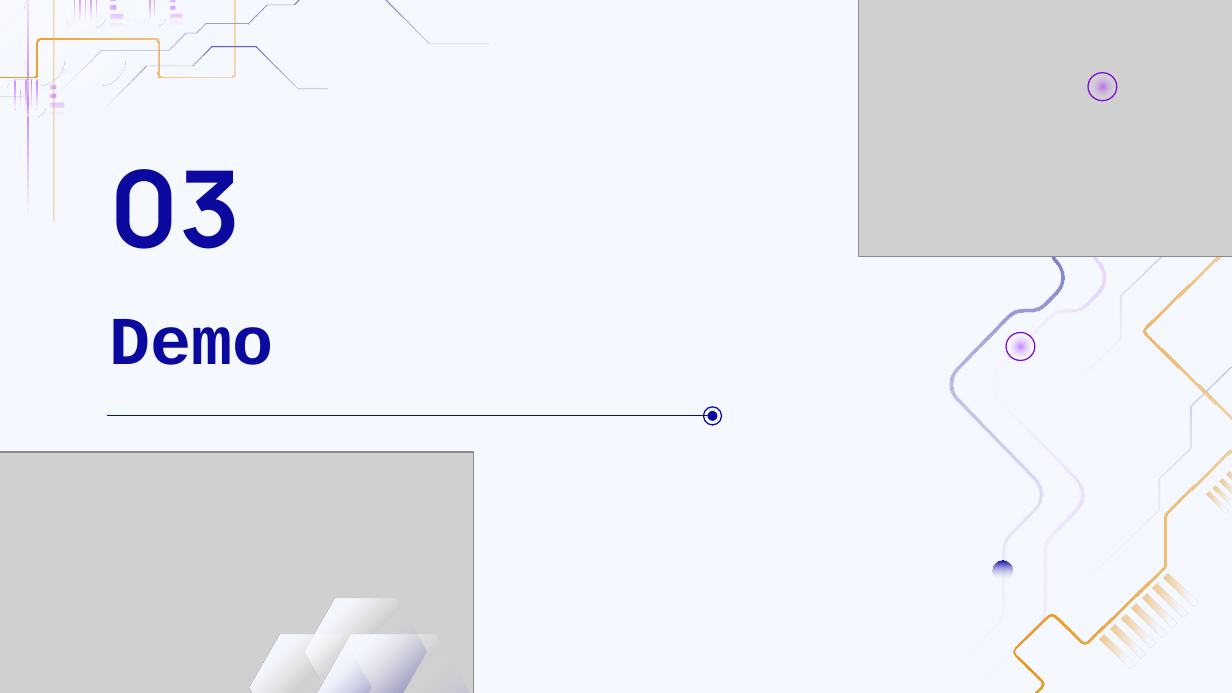
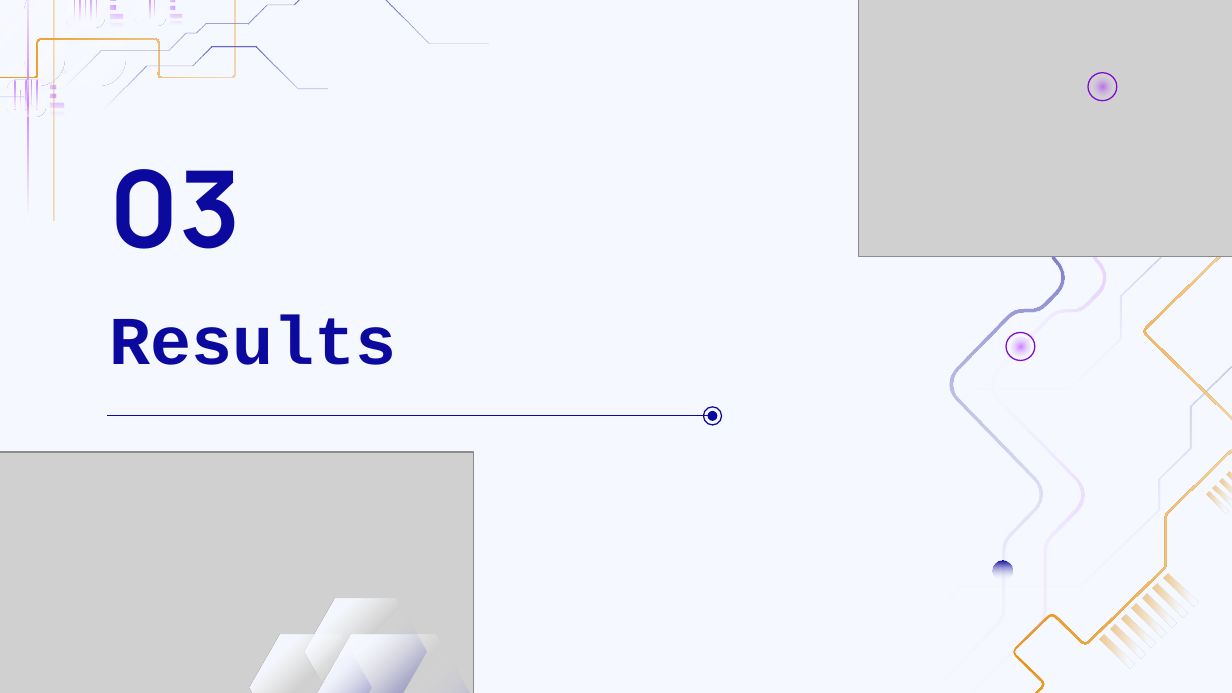
Before and after one commit to Irisi99/SAT4J-API-Fuzzing, a slide deck: slide 20 of Slides.pptx (slide 17 before the commit). Drawn at 1232x693 pixels with LibreOffice and Linux fonts; fonts in the diff are those of the drawing; grey boxes stand for pictures. Boxes give left, top, right and bottom in pixels: in the first picture for what was removed or moved away, otherwise in the second. Text is boxed around its words. In the diff, an @@ line names an element or a change of style, - is before the commit and + after.

```diff
--- a/Slides.pptx
+++ b/Slides.pptx
@@ title at [109, 315, 396, 365]: text changed @@
-Demo
+Results
```
Also in this commit, not shown: 15 other slides changed, 14 slides added, 5 slides removed.
